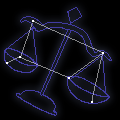
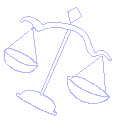
Comparing the layer stacks of the two 120x120 images. Changes:
"レイヤー 2 のコピー": opacity 100% → 0% over box(4, 7, 112, 116)
hid "背景" over box(0, 0, 120, 120)
